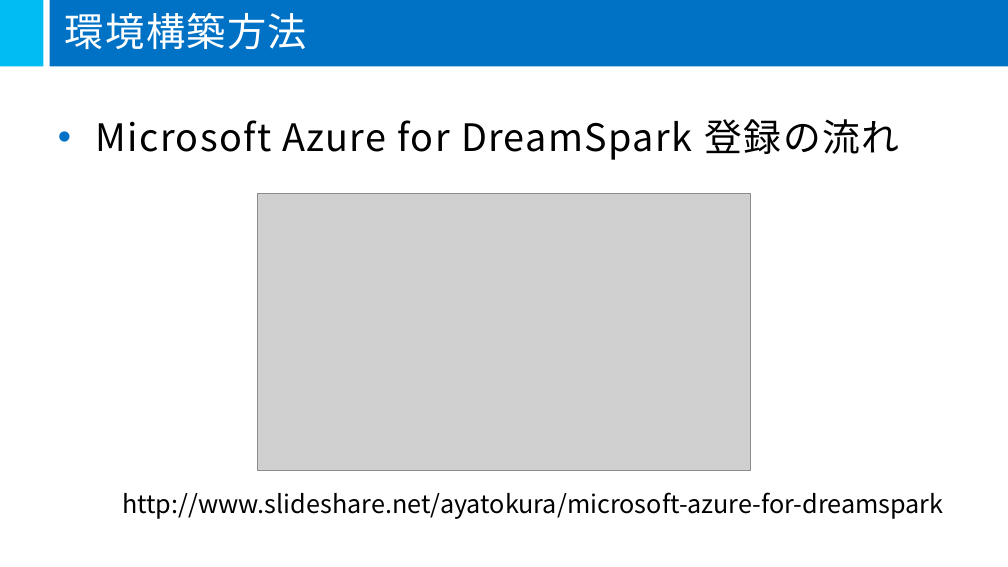
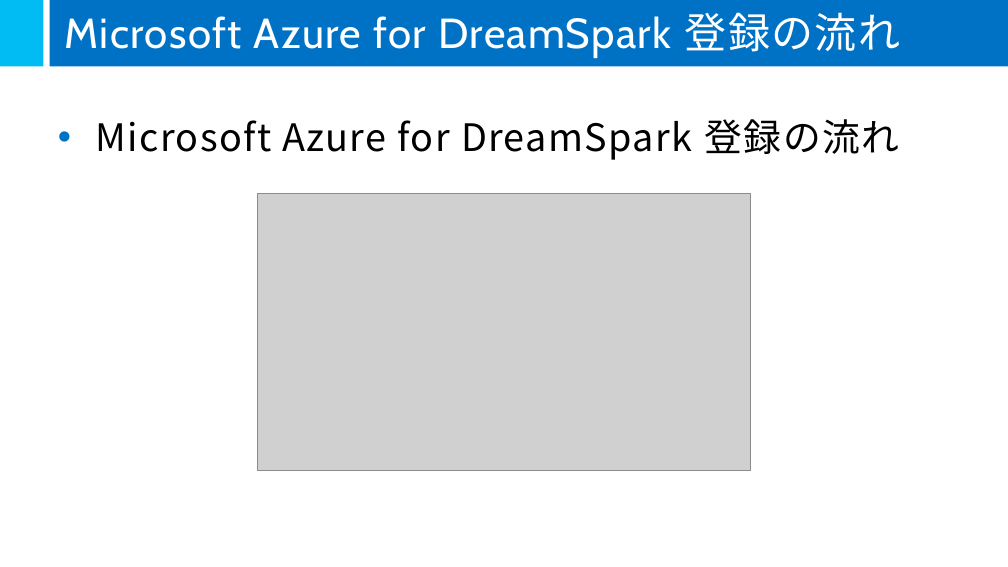
Before and after one commit to mspjp/20160611TokyoSeminar, a slide deck: slide 43 of 05-Microsoft Azure/05-Microsoft Azure.pptx (slide 42 before the commit). Drawn at 1008x567 pixels with LibreOffice and Linux fonts; fonts in the diff are those of the drawing; grey boxes stand for pictures. Boxes give left, top, right and bottom in pixels: in the first picture for what was removed or moved away, otherwise in the second. Text is boxed around its words. In the diff, an @@ line names an element or a change of style, - is before the commit and + after.

```diff
--- a/05-Microsoft Azure/05-Microsoft Azure.pptx
+++ b/05-Microsoft Azure/05-Microsoft Azure.pptx
@@ title at <box>65,12,900,58</box>: text changed; size 37.3 to 40 pt @@
-環境構築方法
+Microsoft Azure for DreamSpark 登録の流れ
@@ text removed at <box>122,492,943,519</box> @@
-http://www.slideshare.net/ayatokura/microsoft-azure-for-dreamspark
```
Also in this commit, not shown: 4 other slides changed, 9 slides added, 1 slide removed.
